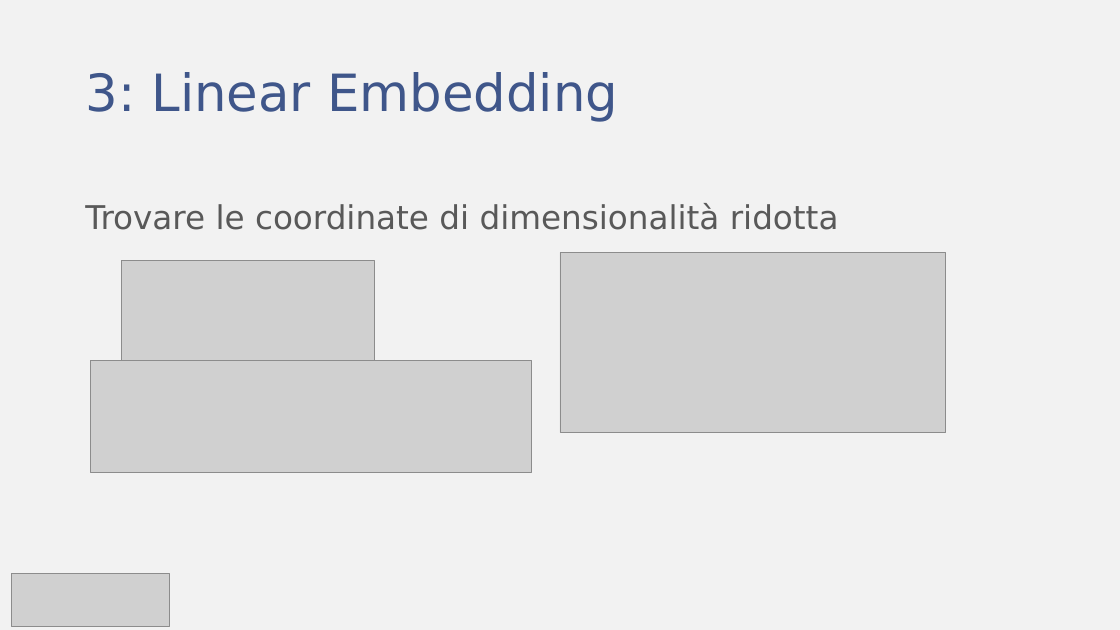
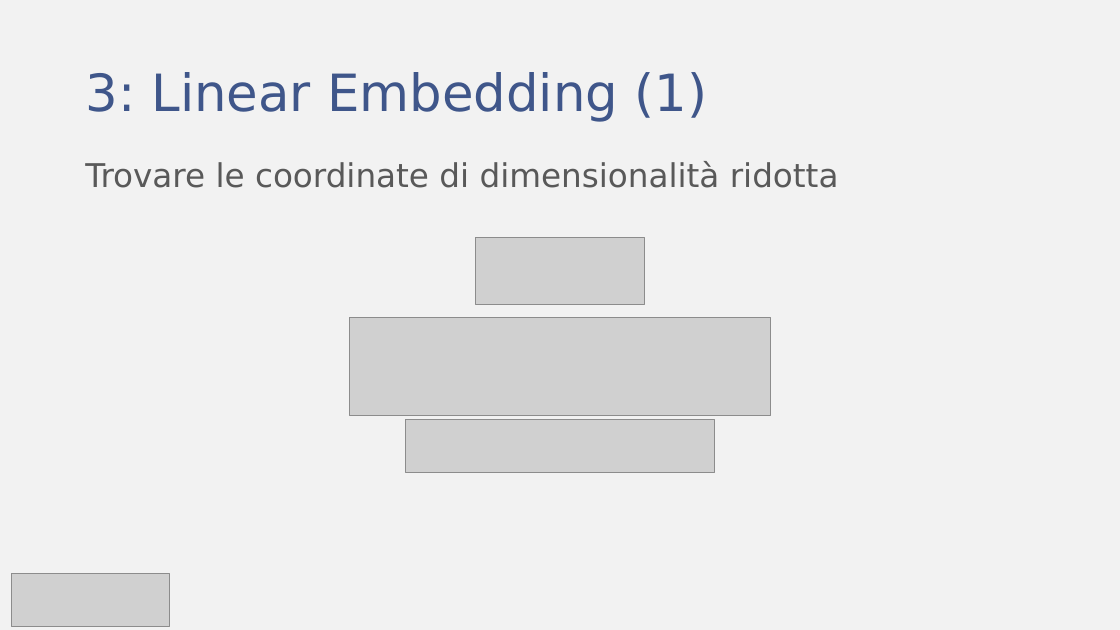
Before and after one commit to fratorgano/dimensionality-reduction, a slide deck: slide 11 of lle/LLE.pptx (slide 10 before the commit). Drawn at 1120x630 pixels with LibreOffice and Linux fonts; fonts in the diff are those of the drawing; grey boxes stand for pictures. Boxes give left, top, right and bottom in pixels: in the first picture for what was removed or moved away, otherwise in the second. Text is boxed around its words. In the diff, an @@ line names an element or a change of style, - is before the commit and + after.

```diff
--- a/lle/LLE.pptx
+++ b/lle/LLE.pptx
@@ title at bbox=[85, 72, 707, 121]: text changed @@
-3: Linear Embedding
+3: Linear Embedding (1)
@@ text "Trovare le coordinate di dimensionalità ...": place and size @@
-text "Trovare le coordinate di dimensionalità ..." at bbox=[85, 203, 839, 230]
+text "Trovare le coordinate di dimensionalità ..." at bbox=[85, 161, 839, 188]
@@ picture added at bbox=[476, 238, 645, 304] @@
@@ picture removed at bbox=[121, 260, 374, 378] @@
@@ picture removed at bbox=[560, 253, 946, 434] @@
@@ picture added at bbox=[350, 317, 770, 416] @@
@@ picture removed at bbox=[91, 360, 532, 472] @@
@@ picture added at bbox=[406, 420, 715, 473] @@
```
Also in this commit, not shown: 4 other slides changed, 4 slides added, 1 other file.
